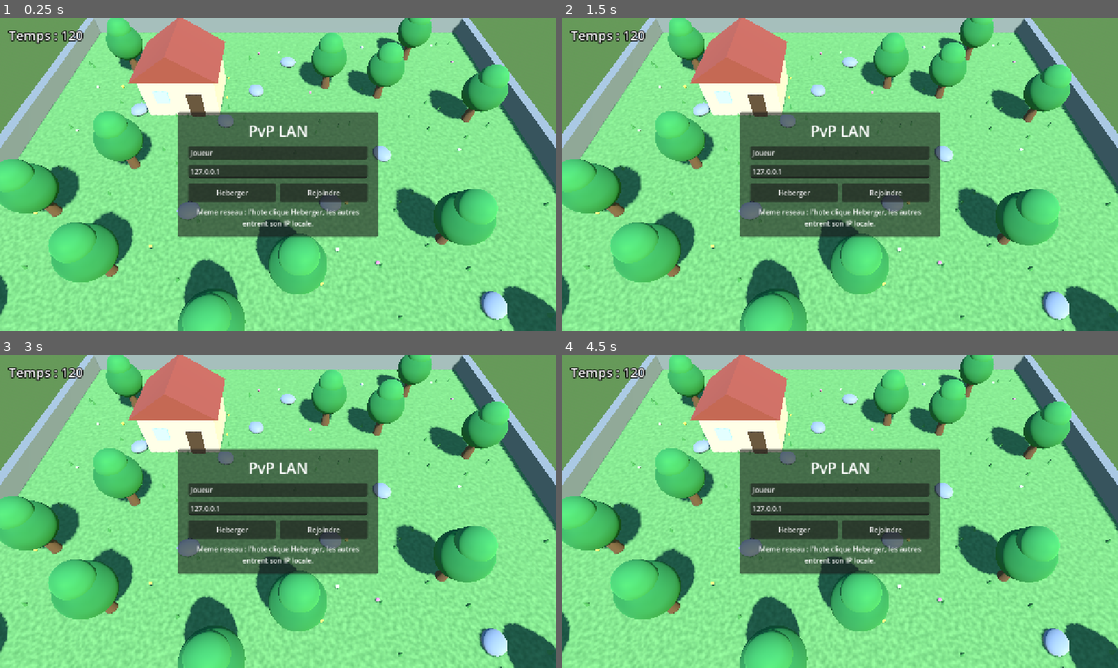
Above: before the commit, frames 1-4 (two rows, left to right).
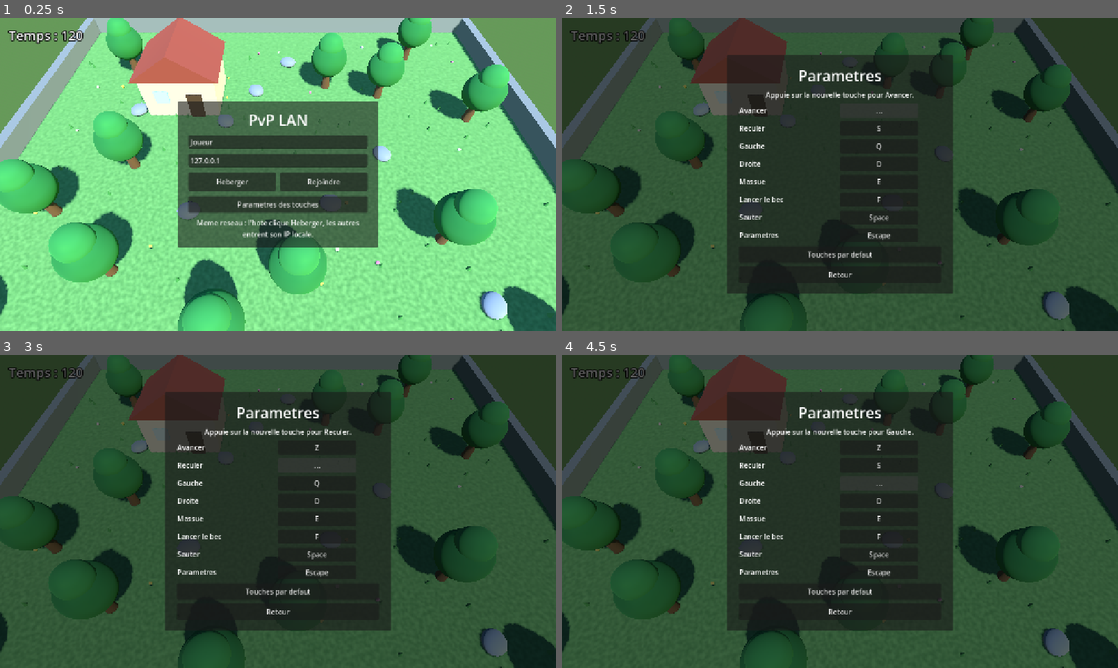
Above: after the commit, the same moments.

Repository: MatBonnin/flapypy
Game: Godot game, scene res://scenes/pvp_arena.tscn
Two runs of this game, one before a commit and one after it. Both use one fixed random seed, a clock stepped at 60 frames per second and the inputs below. This scene is started directly instead of the project's main scene.
Inputs (mouse positions are in pixels of both pictures, inside the frame that each line leads up to):
- Up to frame 1 (0.25 s): no input
- Up to frame 2 (1.5 s): click (840, 205) at 0.5 s, where only the run after the commit has a clickable "Parametres des touches"; click (878, 111) at 1.25 s, where only the run after the commit has a clickable "Z"
- Up to frame 3 (3 s): click (316, 448) at 2 s, where only the run after the commit has a clickable "..."; click (316, 464) at 2.75 s, where only the run after the commit has a clickable "S"
- Up to frame 4 (4.5 s): click (878, 464) at 3.5 s, where only the run after the commit has a clickable "..."; click (878, 483) at 4.25 s, where only the run after the commit has a clickable "Q"

The runs differ from the first frame. In frame 1, 8.4% of the frame differs, in the area x 32-68%, y 26-74%; in frame 2, 96%; in frame 3, 96%, in the area x 0-100%, y 0-100%; in frame 4, 96%.

Commit message:
Add PvP control settings

Diff:
--- a/scripts/pvp_arena.gd
+++ b/scripts/pvp_arena.gd
@@ -4,6 +4,7 @@
 
 const BirdmanScene := preload("res://scenes/birdman.tscn")
 const PvpBeakScene := preload("res://scenes/pvp_beak_projectile.tscn")
+const SETTINGS_PATH := "user://settings.cfg"
 const PORT := 42424
 const MAX_PLAYERS := 4
 const MATCH_SECONDS := 120.0
@@ -20,14 +21,14 @@
 const ACTION_JUMP := "arena_jump"
 const ACTION_PAUSE := "arena_pause"
 const CONTROL_BINDINGS := [
-	{"action": ACTION_MOVE_UP, "key": KEY_Z},
-	{"action": ACTION_MOVE_DOWN, "key": KEY_S},
-	{"action": ACTION_MOVE_LEFT, "key": KEY_Q},
-	{"action": ACTION_MOVE_RIGHT, "key": KEY_D},
-	{"action": ACTION_ATTACK, "key": KEY_E},
-	{"action": ACTION_THROW_BEAK, "key": KEY_F},
-	{"action": ACTION_JUMP, "key": KEY_SPACE},
-	{"action": ACTION_PAUSE, "key": KEY_ESCAPE},
+	{"action": ACTION_MOVE_UP, "label": "Avancer", "default": KEY_Z},
+	{"action": ACTION_MOVE_DOWN, "label": "Reculer", "default": KEY_S},
+	{"action": ACTION_MOVE_LEFT, "label": "Gauche", "default": KEY_Q},
+	{"action": ACTION_MOVE_RIGHT, "label": "Droite", "default": KEY_D},
+	{"action": ACTION_ATTACK, "label": "Massue", "default": KEY_E},
+	{"action": ACTION_THROW_BEAK, "label": "Lancer le bec", "default": KEY_F},
+	{"action": ACTION_JUMP, "label": "Sauter", "default": KEY_SPACE},
+	{"action": ACTION_PAUSE, "label": "Parametres", "default": KEY_ESCAPE},
 ]
 const EXTRA_BINDINGS := {
 	ACTION_MOVE_UP: [KEY_UP],
@@ -99,6 +100,12 @@
 var message_label: Label
 var host_button: Button
 var join_button: Button
+var controls_panel: Control
+var controls_status: Label
+var control_buttons: Dictionary = {}
+var control_keys: Dictionary = {}
+var pending_rebind_action := ""
+var controls_return_to_menu := false
 
 @onready var units: Node3D = $Units
 @onready var floor_root: Node3D = $Floor
@@ -107,11 +114,25 @@
 
 func _ready() -> void:
 	process_mode = Node.PROCESS_MODE_ALWAYS
-	_setup_default_controls()
+	_load_controls()
 	_build_map()
 	_build_ui()
 	_connect_multiplayer_signals()
 	camera.position = CAMERA_OFFSET
+
+func _input(event: InputEvent) -> void:
+	if _handle_rebind_input(event):
+		return
+	if controls_panel != null and controls_panel.visible:
+		if event.is_action_pressed(ACTION_PAUSE):
+			_hide_controls_panel()
+			get_viewport().set_input_as_handled()
+		elif event is InputEventKey:
+			get_viewport().set_input_as_handled()
+		return
+	if event.is_action_pressed(ACTION_PAUSE):
+		_show_controls_panel(false)
+		get_viewport().set_input_as_handled()
 
 func _process(delta: float) -> void:
 	if match_running and multiplayer.is_server():
@@ -147,16 +168,35 @@
 	multiplayer.connection_failed.connect(_on_connection_failed)
 	multiplayer.server_disconnected.connect(_on_server_disconnected)
 
-func _setup_default_controls() -> void:
+func _load_controls() -> void:
+	var cfg := ConfigFile.new()
+	var loaded: bool = cfg.load(SETTINGS_PATH) == OK
 	for binding in CONTROL_BINDINGS:
 		var action: String = binding["action"]
-		if not InputMap.has_action(action):
-			InputMap.add_action(action)
-		if InputMap.action_get_events(action).is_empty():
-			var event := InputEventKey.new()
-			event.physical_keycode = int(binding["key"])
-			InputMap.action_add_event(action, event)
-		for extra_key in EXTRA_BINDINGS.get(action, []):
+		var keycode: int = int(binding["default"])
+		if loaded:
+			keycode = int(cfg.get_value("controls", action, keycode))
+		control_keys[action] = keycode
+		_apply_action_key(action, keycode)
+
+func _save_controls() -> void:
+	var cfg := ConfigFile.new()
+	for binding in CONTROL_BINDINGS:
+		var action: String = binding["action"]
+		cfg.set_value("controls", action, int(control_keys[action]))
+	cfg.save(SETTINGS_PATH)
+
+func _apply_action_key(action: String, keycode: int) -> void:
+	if keycode == KEY_NONE:
+		return
+	if not InputMap.has_action(action):
+		InputMap.add_action(action)
+	InputMap.action_erase_events(action)
+	var event := InputEventKey.new()
+	event.physical_keycode = keycode
+	InputMap.action_add_event(action, event)
+	for extra_key in EXTRA_BINDINGS.get(action, []):
+		if int(extra_key) != keycode:
 			var extra_event := InputEventKey.new()
 			extra_event.physical_keycode = int(extra_key)
 			InputMap.action_add_event(action, extra_event)
@@ -234,11 +274,19 @@
 	join_button.pressed.connect(_join_game)
 	row.add_child(join_button)
 
+	var settings_button := Button.new()
+	settings_button.text = "Parametres des touches"
+	settings_button.custom_minimum_size = Vector2(0, 38)
+	settings_button.pressed.connect(_show_controls_panel.bind(true))
+	root.add_child(settings_button)
+
 	status_label = Label.new()
 	status_label.text = "Meme reseau : l'hote clique Heberger, les autres entrent son IP locale."
 	status_label.autowrap_mode = TextServer.AUTOWRAP_WORD_SMART
 	status_label.horizontal_alignment = HORIZONTAL_ALIGNMENT_CENTER
 	root.add_child(status_label)
+
+	_build_controls_panel()
 
 func _make_label(pos: Vector2, size: Vector2, font_size: int, align: HorizontalAlignment) -> Label:
 	var label := Label.new()
@@ -250,6 +298,167 @@
 	label.add_theme_color_override("font_outline_color", Color(0, 0, 0))
 	label.add_theme_constant_override("outline_size", 8)
 	return label
+
+func _build_controls_panel() -> void:
+	controls_panel = Control.new()
+	controls_panel.name = "ControlsPanel"
+	controls_panel.visible = false
+	controls_panel.set_anchors_preset(Control.PRESET_FULL_RECT)
+	ui_layer.add_child(controls_panel)
+
+	var dim := ColorRect.new()
+	dim.color = Color(0, 0, 0, 0.62)
+	dim.set_anchors_preset(Control.PRESET_FULL_RECT)
+	controls_panel.add_child(dim)
+
+	var center := CenterContainer.new()
+	center.set_anchors_preset(Control.PRESET_FULL_RECT)
+	controls_panel.add_child(center)
+
+	var panel := PanelContainer.new()
+	panel.custom_minimum_size = Vector2(520, 0)
+	center.add_child(panel)
+
+	var margin := MarginContainer.new()
+	margin.add_theme_constant_override("margin_left", 28)
+	margin.add_theme_constant_override("margin_top", 24)
+	margin.add_theme_constant_override("margin_right", 28)
+	margin.add_theme_constant_override("margin_bottom", 24)
+	panel.add_child(margin)
+
+	var root := VBoxContainer.new()
+	root.add_theme_constant_override("separation", 9)
+	margin.add_child(root)
+
+	var title := Label.new()
+	title.text = "Parametres"
+	title.horizontal_alignment = HORIZONTAL_ALIGNMENT_CENTER
+	title.add_theme_font_size_override("font_size", 34)
+	root.add_child(title)
+
+	controls_status = Label.new()
+	controls_status.text = "Clique une action, puis appuie sur une touche."
+	controls_status.horizontal_alignment = HORIZONTAL_ALIGNMENT_CENTER
+	controls_status.add_theme_font_size_override("font_size", 16)
+	root.add_child(controls_status)
+
+	for binding in CONTROL_BINDINGS:
+		var row := HBoxContainer.new()
+		row.add_theme_constant_override("separation", 12)
+		root.add_child(row)
+
+		var label := Label.new()
+		label.text = binding["label"]
+		label.custom_minimum_size = Vector2(220, 32)
+		label.vertical_alignment = VERTICAL_ALIGNMENT_CENTER
+		row.add_child(label)
+
+		var button := Button.new()
+		var action: String = binding["action"]
+		button.text = _key_name(int(control_keys[action]))
+		button.custom_minimum_size = Vector2(180, 32)
+		button.pressed.connect(_begin_rebind.bind(action))
+		row.add_child(button)
+		control_buttons[action] = button
+
+	var reset_button := Button.new()
+	reset_button.text = "Touches par defaut"
+	reset_button.custom_minimum_size = Vector2(260, 38)
+	reset_button.pressed.connect(_reset_controls)
+	root.add_child(reset_button)
+
+	var back_button := Button.new()
+	back_button.text = "Retour"
+	back_button.custom_minimum_size = Vector2(260, 38)
+	back_button.pressed.connect(_hide_controls_panel)
+	root.add_child(back_button)
+
+func _show_controls_panel(return_to_menu: bool) -> void:
+	controls_return_to_menu = return_to_menu
+	pending_rebind_action = ""
+	if return_to_menu:
+		menu_panel.visible = false
+	controls_panel.visible = true
+	controls_status.text = "Clique une action, puis appuie sur une touche."
+	_update_control_buttons()
+
+func _hide_controls_panel() -> void:
+	pending_rebind_action = ""
+	controls_panel.visible = false
+	if controls_return_to_menu and multiplayer.multiplayer_peer == null:
+		menu_panel.visible = true
+	controls_return_to_menu = false
+	_update_control_buttons()
+
+func _begin_rebind(action: String) -> void:
+	pending_rebind_action = action
+	controls_status.text = "Appuie sur la nouvelle touche pour %s." % _action_label(action)
+	_update_control_buttons()
+	if control_buttons.has(action):
+		control_buttons[action].text = "..."
+
+func _handle_rebind_input(event: InputEvent) -> bool:
+	if pending_rebind_action == "":
+		return false
+	if event is InputEventKey and event.pressed and not event.echo:
+		var keycode: int = event.physical_keycode
+		if keycode == KEY_NONE:
+			keycode = event.keycode
+		_apply_rebind(pending_rebind_action, keycode)
+		pending_rebind_action = ""
+		controls_status.text = "Touches enregistrees."
+		get_viewport().set_input_as_handled()
+		return true
+	return false
+
+func _apply_rebind(action: String, keycode: int) -> void:
+	if keycode == KEY_NONE:
+		return
+	var swapped_action := _action_for_key(keycode)
+	var old_key := int(control_keys[action])
+	if swapped_action != "" and swapped_action != action:
+		control_keys[swapped_action] = old_key
+		_apply_action_key(swapped_action, old_key)
+	control_keys[action] = keycode
+	_apply_action_key(action, keycode)
+	_save_controls()
+	_update_control_buttons()
+
+func _reset_controls() -> void:
+	for binding in CONTROL_BINDINGS:
+		var action: String = binding["action"]
+		var keycode := int(binding["default"])
+		control_keys[action] = keycode
+		_apply_action_key(action, keycode)
+	_save_controls()
+	pending_rebind_action = ""
+	controls_status.text = "Touches par defaut restaurees."
+	_update_control_buttons()
+
+func _update_control_buttons() -> void:
+	for binding in CONTROL_BINDINGS:
+		var action: String = binding["action"]
+		if control_buttons.has(action):
+			control_buttons[action].text = _key_name(int(control_keys[action]))
+
+func _action_label(action: String) -> String:
+	for binding in CONTROL_BINDINGS:
+		if binding["action"] == action:
+			return binding["label"]
+	return action
+
+func _action_for_key(keycode: int) -> String:
+	for binding in CONTROL_BINDINGS:
+		var action: String = binding["action"]
+		if int(control_keys.get(action, KEY_NONE)) == keycode:
+			return action
+	return ""
+
+func _key_name(keycode: int) -> String:
+	var text := OS.get_keycode_string(keycode)
+	if text == "":
+		return str(keycode)
+	return text
 
 func _host_game() -> void:
 	peer = ENetMultiplayerPeer.new()
Not shown, changed: README.md
